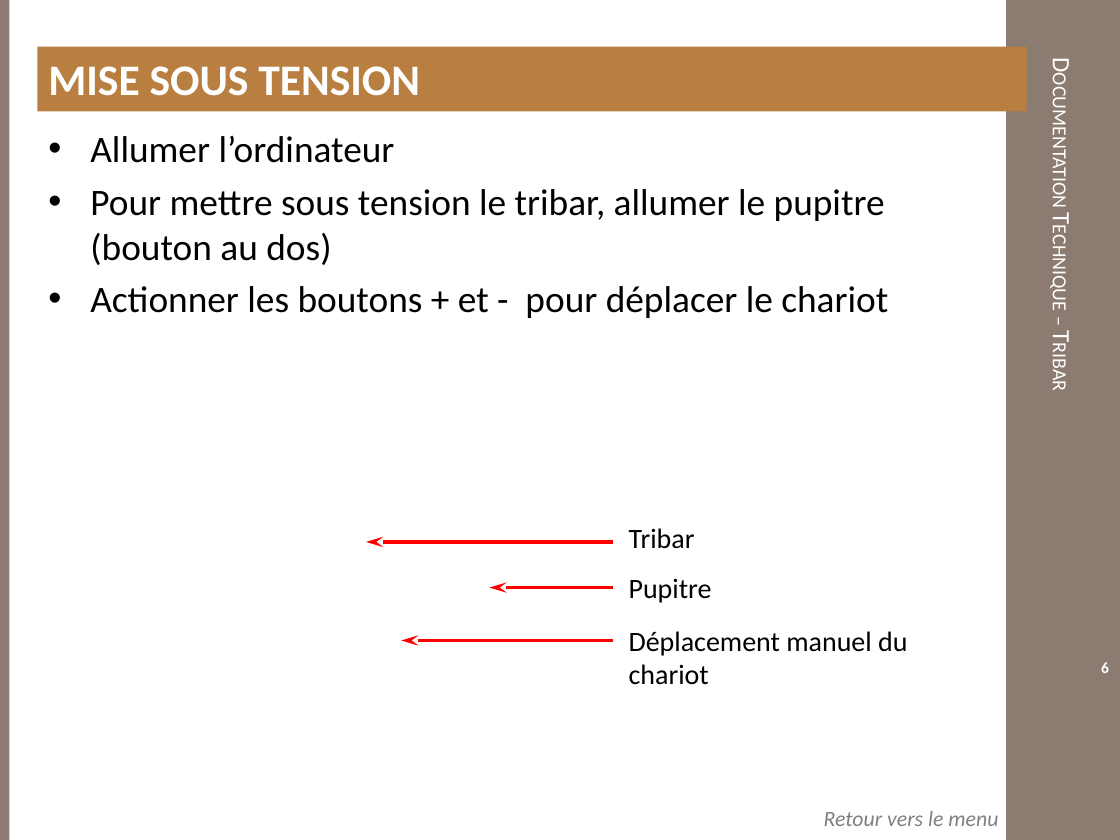
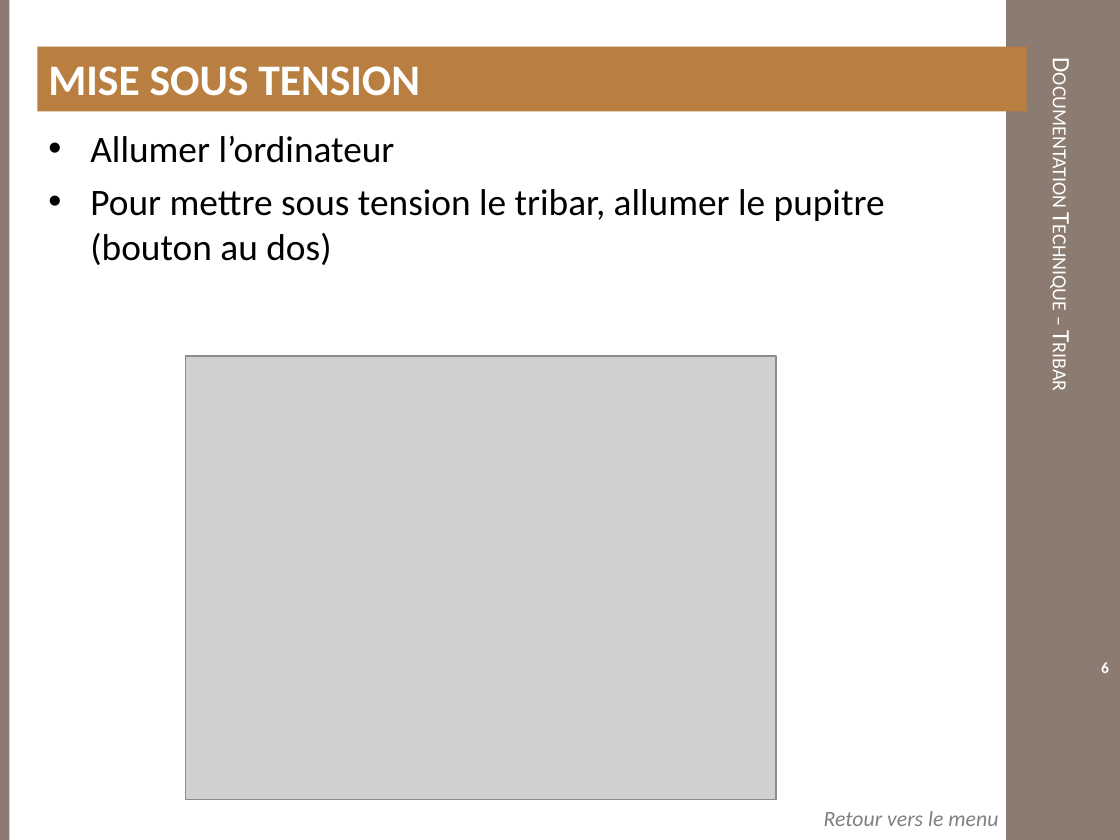
Before and after one commit to xpessoles/TP_PTSI, a slide deck: slide 6 of DocumentsTP/Documentation_Tribar.pptx. Drawn at 1120x840 pixels with LibreOffice and Linux fonts; fonts in the diff are those of the drawing; grey boxes stand for pictures; background and template pictures are left out. Boxes give left, top, right and bottom in pixels: in the first picture for what was removed or moved away, otherwise in the second. Text is boxed around its words. In the diff, an @@ line names an element or a change of style, - is before the commit and + after.

```diff
--- a/DocumentsTP/Documentation_Tribar.pptx
+++ b/DocumentsTP/Documentation_Tribar.pptx
@@ text at [90, 286, 888, 318]: paragraph removed @@
-• Actionner les boutons + et - pour déplacer le chariot
@@ picture added at [185, 356, 776, 800] @@
@@ text removed at [629, 528, 695, 549] @@
-Tribar
@@ arrow removed from (613, 542) to (366, 542) @@
@@ arrow removed from (613, 588) to (489, 588) @@
@@ text removed at [629, 578, 712, 603] @@
-Pupitre
@@ arrow removed from (613, 641) to (401, 641) @@
@@ text removed at [629, 631, 907, 684] @@
-Déplacement manuel du chariot
```
Also in this commit, not shown: 8 other slides changed, 1 slide added, 7 slides removed, 4 other files.
